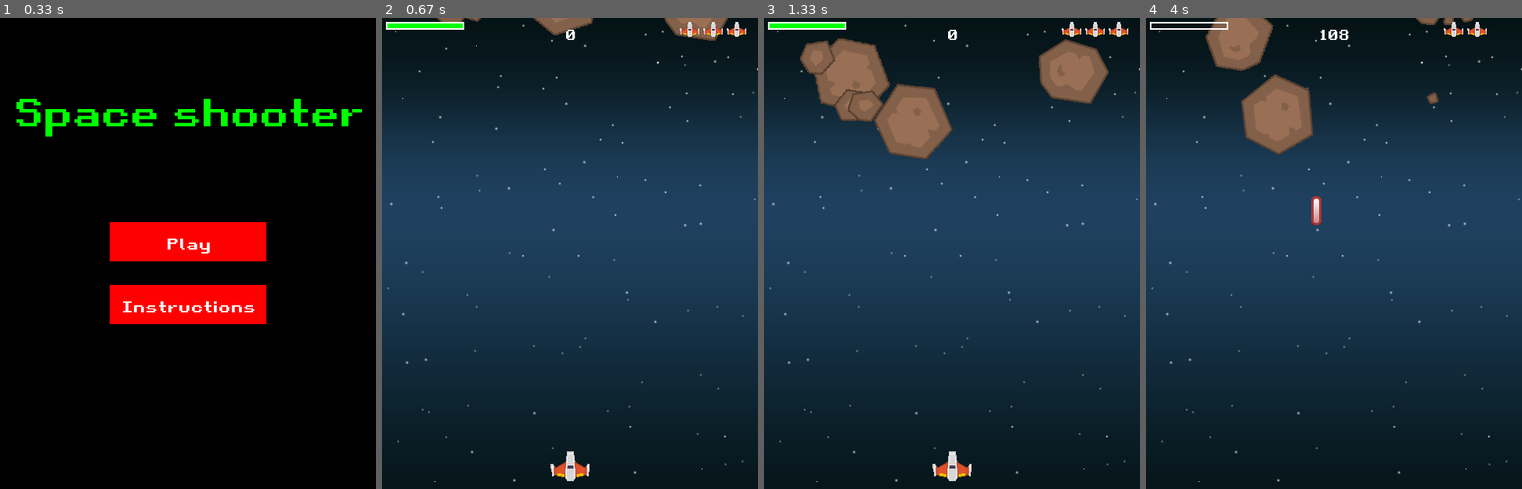
Above: before the commit, frames 1-4 (left to right).
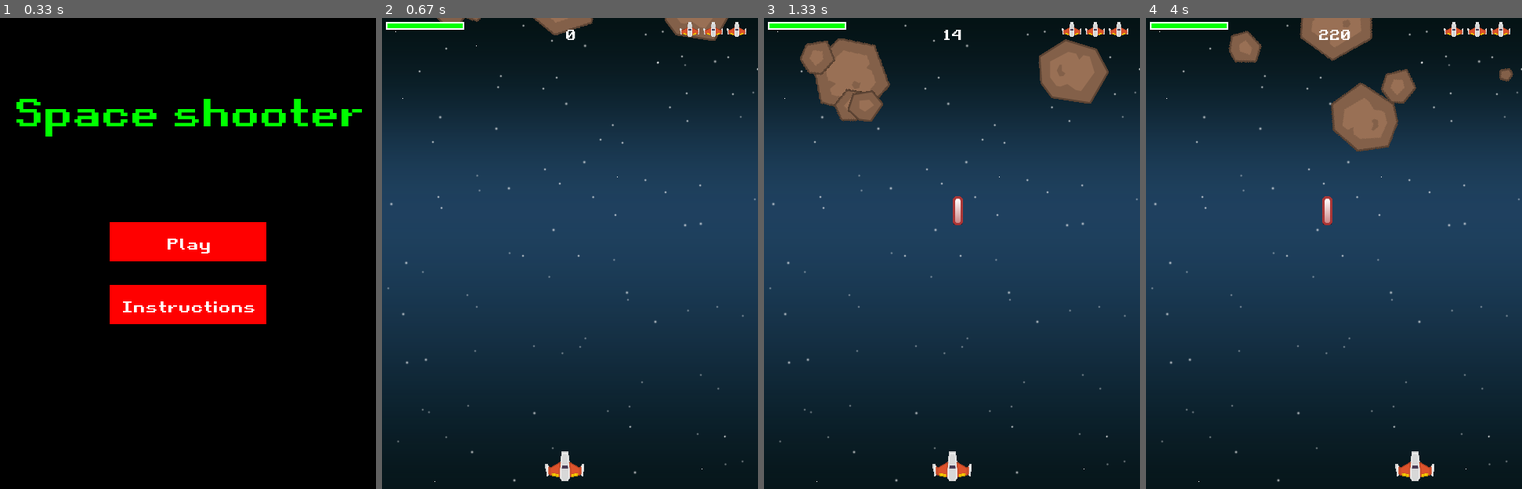
Above: after the commit, the same moments.

Repository: j-tesla/space-shooter
Game: pygame game, started from main.py
The game is run twice, just before and just after one commit, with the same random seed, the same clock (stepped at 60 frames per second) and the same inputs.
Inputs (mouse positions are in pixels of both pictures, inside the frame that each line leads up to):
- Up to frame 1 (0.33 s): no input
- Up to frame 2 (0.67 s): press the mouse at (570, 244) at 0.37 s; move the mouse to (509, 300) at 0.47 s; release the mouse at (453, 366) at 0.6 s
- Up to frame 3 (1.33 s): press the mouse at (952, 244) at 0.7 s; move the mouse to (974, 267) at 0.8 s; release the mouse at (997, 295) at 0.93 s; press the mouse at (952, 244) at 1.03 s; move the mouse to (906, 201) at 1.13 s; release the mouse at (861, 159) at 1.27 s
- Up to frame 4 (4 s): hold Right 1.33-1.8 s; tap Space at 1.4, 1.7, 1.9, 2.2, 2.4, 2.7, 2.97, 3.27, 3.4, 3.7 s; click (1198, 239) at 1.42 s; hold Right 1.83-2.3 s; click (1334, 310) at 1.92 s; hold Left 2.33-2.87 s; click (1431, 328) at 2.42 s; hold Left 2.9-3.3 s; click (1409, 215) at 2.98 s; hold Right 3.33-3.97 s; click (1191, 149) at 3.42 s

Frame 1 is identical in both runs. In frame 2, 0.4% of the frame differs, in the area x 43-56%, y 92-99%; in frame 3, 2.6%; in frame 4, 8.4%, in the area x 1-98%, y 0-99%.

Commit message:
added mouse click and movement features

Diff:
--- a/main.py
+++ b/main.py
@@ -9,6 +9,7 @@
 
 import pygame
 from settings import *
+
 
 # initialise pygame and create window
 pygame.init()
@@ -134,6 +135,10 @@
             elif event.type == pygame.KEYDOWN:
                 if event.key == pygame.K_SPACE:
                     player.shoot()
+             #can fire with the left mouse button
+            elif event.type == pygame.MOUSEBUTTONDOWN:
+                if event.button == 1:
+                    player.shoot()
 
         # Update
         all_sprites.update()
@@ -272,6 +277,8 @@
             if pygame.mixer.get_init():
                 shield_down_snd.play()
         self.speedx = 0
+        pygame.mouse.set_cursor(
+            (8, 8), (0, 0), (0, 0, 0, 0, 0, 0, 0, 0), (0, 0, 0, 0, 0, 0, 0, 0))
         key_state = pygame.key.get_pressed()
         if key_state[pygame.K_LEFT] or key_state[pygame.K_a]:
             self.speedx = -7
@@ -281,7 +288,29 @@
             self.rect.right = WIDTH
         if self.rect.left < 0:
             self.rect.left = 0
+
+        #move character with mosue movement
+        mousex = 0 #variable for storing mouse position change
+        mouseposition = 0  # variable for storing mouse absolute position
+        if pygame.MOUSEMOTION:
+            mouseX, mouseY = pygame.mouse.get_rel()
+            mousex = mouseX
+            #print(mousex)
+            if mousex > 0:
+                self.speedx = 7
+            if mousex < 0:
+                self.speedx = -7
+        if pygame.MOUSEMOTION:
+            mouseX, mouseY = pygame.mouse.get_pos()
+            mouseposition = mouseX
+            # print(mouseposition)
+            if mouseposition > 478:
+                self.speedx = 7
+            if mouseposition < 11:
+                self.speedx = -7
         self.rect.x += self.speedx
+
+
 
     def shoot(self):
         if not self.hidden:
@@ -337,6 +366,7 @@
         self.rot = 0
         self.rot_speed = random.randrange(-8, 8)
         self.last_update = pygame.time.get_ticks()
+        pygame.mouse.set_pos([257,580])
 
     def rotate(self):
         now = pygame.time.get_ticks()
